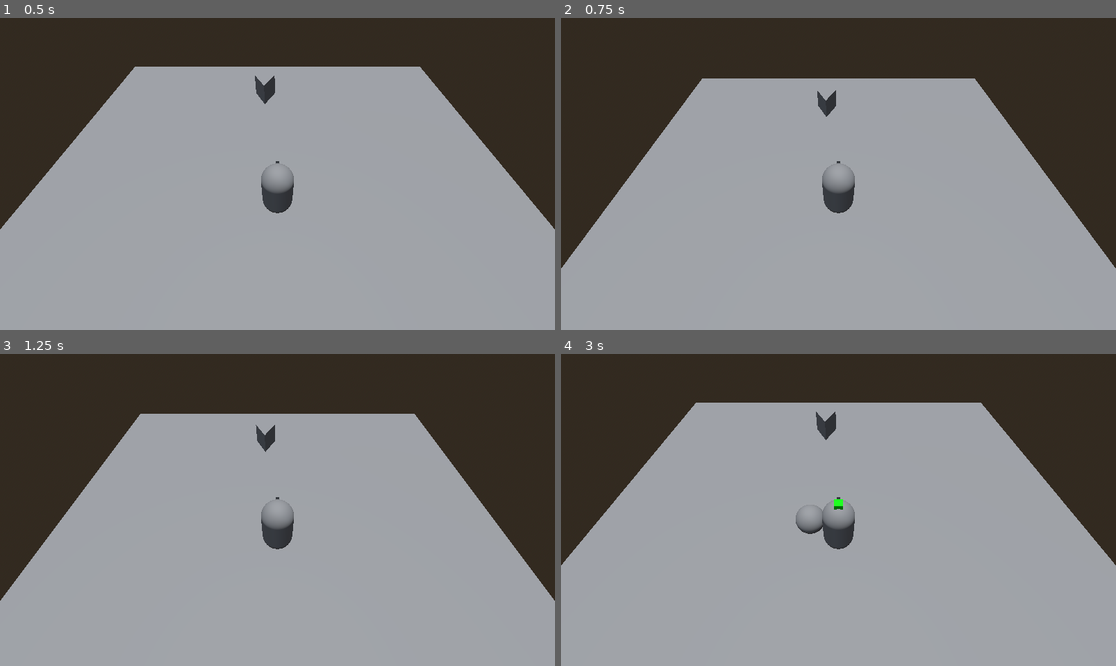
Above: before the commit, frames 1-4 (two rows, left to right).
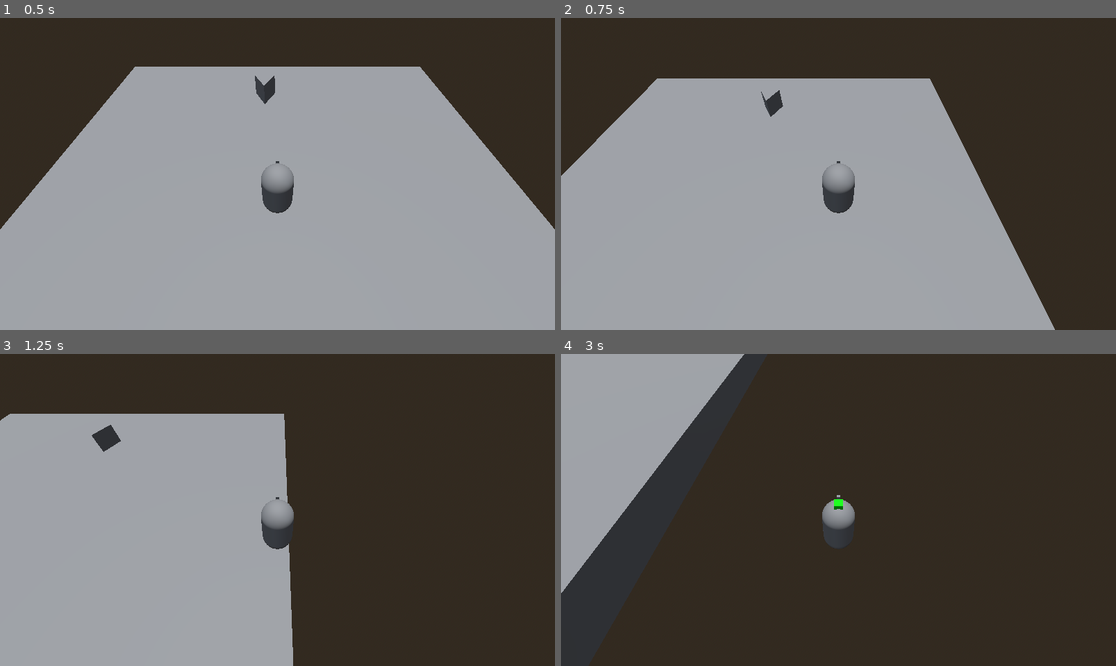
Above: after the commit, the same moments.

Repository: Puppyguarb/MetroidVaniaProjekt
Game: Godot game, scene res://Mane.tscn
The game is run twice, just before and just after one commit, with the same random seed, the same clock (stepped at 60 frames per second) and the same inputs.
Inputs (mouse positions are in pixels of both pictures, inside the frame that each line leads up to):
- Up to frame 1 (0.5 s): no input
- Up to frame 2 (0.75 s): tap Enter (ui_accept) at 0.5 s; move the mouse to (960, 158) at 0.52 s; hold D (ui_right) from 0.53 s (still down); hold Shift (Dodge) from 0.53 s (still down)
- Up to frame 3 (1.25 s): keep holding D (ui_right); keep holding Shift (Dodge); tap Enter (ui_accept) at 0.77 s
- Up to frame 4 (3 s): move the mouse to (727, 525) at 1.27 s; release D (ui_right) at 1.28 s; release Shift (Dodge) at 1.28 s; hold S (ui_down) 1.28-2.03 s; click (727, 525) at 1.35 s; tap Enter (ui_accept) at 1.52 s; move the mouse to (894, 441) at 2.02 s; hold D (ui_right) 2.03-2.78 s; hold Shift (Dodge) 2.03-2.78 s; move the mouse to (810, 572) at 2.77 s; hold W (ui_up) from 2.78 s (still down); click (810, 572) at 2.85 s

Frame 1 is identical in both runs. In frame 2, 16% of the frame differs, in the area x 0-100%, y 19-100%; in frame 3, 39%; in frame 4, 80%, in the area x 0-100%, y 0-100%.

Commit message:
Fixed UI changes

Diff:
--- a/character_body_3d.gd
+++ b/character_body_3d.gd
@@ -34,7 +34,7 @@
 
 	# Get the input direction and handle the movement/deceleration.
 	# As good practice, you should replace UI actions with custom gameplay actions.
-	var input_dir := Input.get_vector("Left", "Right", "Forward", "Backward")
+	var input_dir := Input.get_vector("ui_left", "ui_right", "ui_up", "ui_down")
 	var direction := (transform.basis * Vector3(input_dir.x, 0, input_dir.y)).normalized()
 	if direction:
 		velocity.x = direction.x * SPEED * dodge_speed
